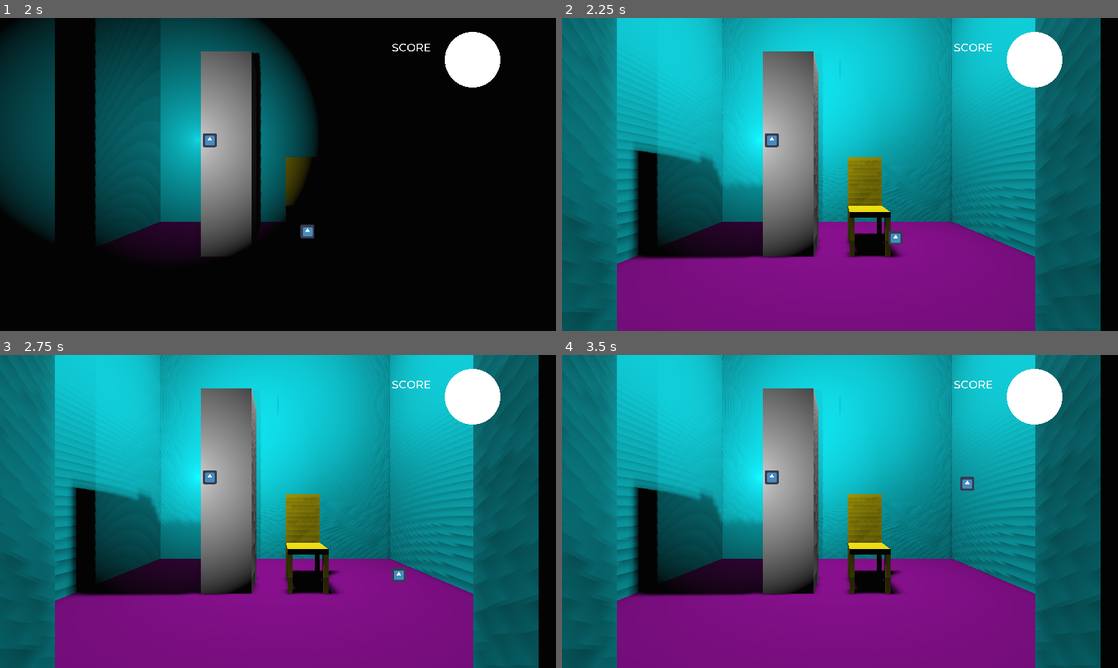
Above: before the commit, frames 1-4 (two rows, left to right).
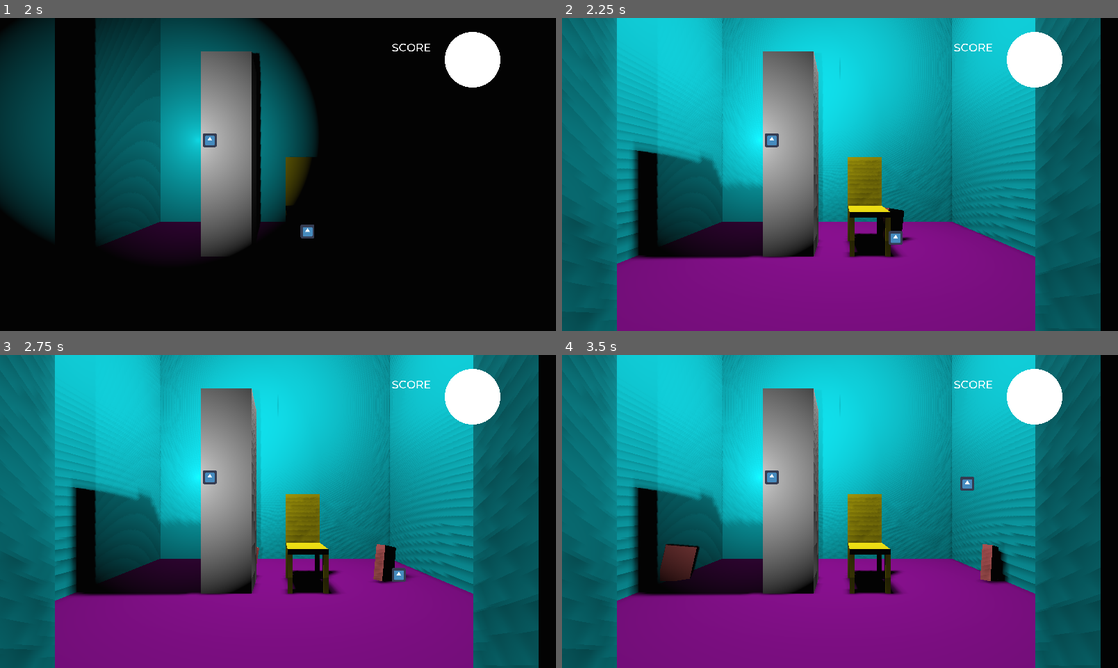
Above: after the commit, the same moments.

Repository: kjgilchrist/monsters-hate-ketchup
Game: Godot game, scene res://scenes/World.tscn
Same seed, same stepped clock (60 frames per second), same inputs: the game is played once before the commit and once after it. The engine's default icon, where the game draws it, is replaced by a stand-in: a white triangle on a blue panel in a dark square.
Inputs (mouse positions are in pixels of both pictures, inside the frame that each line leads up to):
- Up to frame 1 (2 s): tap Enter (ui_accept) at 0.5, 1.52, 1.55, 1.82 s; move the mouse to (400, 158) at 0.52 s; hold Right (ui_right) 0.53-1.28 s; hold Enter (ui_accept) 0.53-1.28 s; move the mouse to (166, 190) at 1.27 s; hold Down (ui_down) from 1.28 s (still down); click (166, 190) at 1.35 s
- Up to frame 2 (2.25 s): move the mouse to (895, 105) at 2.02 s; release Down (ui_down) at 2.03 s; hold Right (ui_right) from 2.03 s (still down); hold L (test_toggle) from 2.03 s (still down)
- Up to frame 3 (2.75 s): keep holding Right (ui_right); keep holding L (test_toggle); tap Enter (ui_accept) at 2.3 s
- Up to frame 4 (3.5 s): move the mouse to (812, 574) at 2.77 s; release Right (ui_right) at 2.78 s; release L (test_toggle) at 2.78 s; hold Up (ui_up) from 2.78 s (still down); tap 1 at 2.85 s; tap Enter (ui_accept) at 3.02, 3.05, 3.32 s

Frame 1 is identical in both runs. In frame 2, 0.2% of the frame differs, in the area x 57-63%, y 60-73%; in frame 3, 0.4%; in frame 4, 1.2%, in the area x 17-81%, y 60-74%.

Commit message:
Mob spawn (wip)

Diff:
--- /dev/null
+++ b/MonstersHateKetchup/instances/mob.tscn
@@ -0,0 +1,32 @@
+[gd_scene load_steps=5 format=2]
+
+[ext_resource path="res://scripts/Mob.gd" type="Script" id=1]
+
+[sub_resource type="SpatialMaterial" id=1]
+albedo_color = Color( 1, 0.498039, 0.498039, 1 )
+
+[sub_resource type="CubeMesh" id=2]
+
+[sub_resource type="BoxShape" id=3]
+
+[node name="Mob" type="KinematicBody"]
+transform = Transform( -4.37114e-08, 0, 1, 0, 1, 0, -1, 0, -4.37114e-08, 0, 0, 0 )
+collision_layer = 4
+collision_mask = 0
+script = ExtResource( 1 )
+
+[node name="Pivot" type="Spatial" parent="."]
+transform = Transform( 0.25, 0, 0, 0, 1, 0, 0, 0, 0.75, 0, 1, 0 )
+
+[node name="MeshInstance" type="MeshInstance" parent="Pivot"]
+material_override = SubResource( 1 )
+mesh = SubResource( 2 )
+skeleton = NodePath("../..")
+
+[node name="CollisionShape" type="CollisionShape" parent="."]
+transform = Transform( 0.25, 0, 0, 0, 1, 0, 0, 0, 0.75, 0, 1, 0 )
+shape = SubResource( 3 )
+
+[node name="VisibilityNotifier" type="VisibilityNotifier" parent="."]
+transform = Transform( 1, 0, 0, 0, 1, 0, 0, 0, 1, 0, 1, 0 )
+aabb = AABB( -0.285128, -1, -0.799651, 0.570256, 2, 1.5993 )
--- a/MonstersHateKetchup/instances/room.tscn
+++ b/MonstersHateKetchup/instances/room.tscn
@@ -10,6 +10,12 @@
 
 [sub_resource type="BoxShape" id=4]
 extents = Vector3( 1, 0.0581309, 1 )
+
+[sub_resource type="Curve3D" id=6]
+_data = {
+"points": PoolVector3Array( 0, 0, 0, 0, 0, 0, 14, 0, 4, 0, 0, 0, 0, 0, 0, 14, 0, 17 ),
+"tilts": PoolRealArray( 0, 0 )
+}
 
 [node name="Room" type="Spatial"]
 script = ExtResource( 1 )
@@ -48,3 +54,10 @@
 
 [node name="Camera" type="Camera" parent="."]
 transform = Transform( -4.37114e-08, 0, -1, 0, 1, 0, 1, 0, -4.37114e-08, -3, 3, 11 )
+
+[node name="SpawnPath" type="Path" parent="."]
+curve = SubResource( 6 )
+
+[node name="SpawnLocation" type="PathFollow" parent="SpawnPath"]
+transform = Transform( 1, 0, 0, 0, 1, 0, 0, 0, 1, 14, 0, 4 )
+rotation_mode = 1
--- a/MonstersHateKetchup/scenes/World.tscn
+++ b/MonstersHateKetchup/scenes/World.tscn
@@ -104,3 +104,8 @@
 [node name="CollisionShape" type="CollisionShape" parent="MFChair"]
 transform = Transform( -5, 0, -7.54979e-07, 0, 5, 0, 7.54979e-07, 0, -5, 13.173, 0, -9.03034 )
 shape = SubResource( 9 )
+
+[node name="MobTimer" type="Timer" parent="."]
+autostart = true
+
+[connection signal="timeout" from="MobTimer" to="." method="_on_MobTimer_timeout"]
--- /dev/null
+++ b/MonstersHateKetchup/scripts/Mob.gd
@@ -0,0 +1,40 @@
+extends KinematicBody
+
+# Emitted when the player defeats the monster.
+signal defeated
+
+# Minimum speed of the mob in meters per second.
+export var min_speed = 10
+# Maximum speed of the mob in meters per second.
+export var max_speed = 18
+
+var velocity = Vector3.ZERO
+
+
+func _physics_process(_delta):
+	# warning-ignore:return_value_discarded
+	move_and_slide(velocity)
+
+
+func initialize(start_position, player_position):
+	look_at_from_position(start_position, player_position, Vector3.UP)
+	#rotate_y(rand_range(-PI / 4, PI / 4))
+
+	var random_speed = rand_range(min_speed, max_speed)
+	# We calculate a forward velocity first, which represents the speed.
+	velocity = Vector3.FORWARD * random_speed
+	# We then rotate the vector based on the mob's Y rotation to move in the direction it's looking.
+	#velocity = velocity.rotated(Vector3.UP, rotation.y)
+
+	#$AnimationPlayer.playback_speed = random_speed / min_speed
+
+
+func defeat():
+	emit_signal("defeated")
+	queue_free()
+
+func _on_VisibilityNotifier_camera_entered(_player_camera):
+	pass
+
+func _on_VisibilityNotifier_camera_exited(_player_camera):
+	queue_free()
--- a/MonstersHateKetchup/scripts/World.gd
+++ b/MonstersHateKetchup/scripts/World.gd
@@ -5,12 +5,24 @@
 var current_camera = start_camera
 var current_room_number = 1
 
+export(PackedScene) var mob_scene = load("res://instances/mob.tscn")
+
+func _unhandled_input(_event):
+#	if event.is_action_pressed("ui_accept") and $UserInterface/Retry.visible:
+#		# warning-ignore:return_value_discarded
+#		get_tree().reload_current_scene()
+	pass
+
+### Current
 func _ready():
+	randomize();
 	Input.set_mouse_mode(Input.MOUSE_MODE_CONFINED)
 	$PlayerNode.transform = start_camera.get_camera_transform()
 
+
 func _process(_delta):
-	$PlayerNode/SpotLight.look_at(ScreenPointToRay(), Vector3.UP)
+	$PlayerNode/SpotLight.look_at(PointToRay($PlayerNode/Camera, $HUD/Toaster), Vector3.UP)
+
 
 func _input(event):
 	# Change Camera keys
@@ -48,11 +60,12 @@
 				Input.set_mouse_mode(Input.MOUSE_MODE_CONFINED)
 	get_tree().set_input_as_handled()
 
-func ScreenPointToRay():
+
+func PointToRay(o_camera, end_point):
 	var spaceState = get_world().direct_space_state
-	var toastPos = $HUD/Toaster.get_position()
+	var toastPos = end_point.get_position() #$HUD/Toaster
 	#var mousePos = get_viewport().get_mouse_position()
-	var camera = $PlayerNode/Camera
+	var camera = o_camera #$PlayerNode/Camera
 	var rayOrigin = camera.project_ray_origin(toastPos)
 	var rayEnd = rayOrigin + camera.project_ray_normal(toastPos) * 2000
 	var rayArray = spaceState.intersect_ray(rayOrigin, rayEnd)
@@ -61,10 +74,12 @@
 	print("Error: Dictionary empty")
 	return Vector3()
 
+
 func ChangeCurrentCamera(x):
 	current_room_number = x
 	var new_camera = get_node("Room" + str(x) + "/Camera")
 	$PlayerNode.transform = new_camera.get_camera_transform()
+
 
 func SwitchCurrentRoomLight():
 	var current_light = get_node("Room" + str(current_room_number))
@@ -72,3 +87,25 @@
 		current_light.switch = "off"
 	else:
 		current_light.switch = "on"
+
+
+func _on_MobTimer_timeout():
+	# Create a new instance of the Mob scene.
+	var mob = mob_scene.instance()
+	print("Mob Instance Created")
+
+	# Choose a random location on the SpawnPath.
+	var mob_spawn_location = get_node("Room" + str(current_room_number) + "/SpawnPath/SpawnLocation")
+	print(mob_spawn_location)
+	mob_spawn_location.offset = randf()
+	print("Spawn Location Found: Room" + str(current_room_number))
+
+	# Communicate the spawn location and the player's location to the mob.
+	var player_position = $PlayerNode/Camera.get_camera_transform().origin
+	mob.initialize(mob_spawn_location.translation, player_position)
+	print("Mob Initialized")
+
+	# Spawn the mob by adding it to the Main scene.
+	add_child(mob)
+	# We connect the mob to the score label to update the score upon squashing a mob.
+	mob.connect("defeated", $HUD/Score, "_on_Mob_defeated")
Not shown: 1 places in MonstersHateKetchup/instances/room.tscn that only renumber resources
